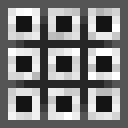
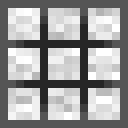
Layer changes from the first 128 × 128 image to the second:
painted on "Layer 1" over [16, 16, 112, 112]
